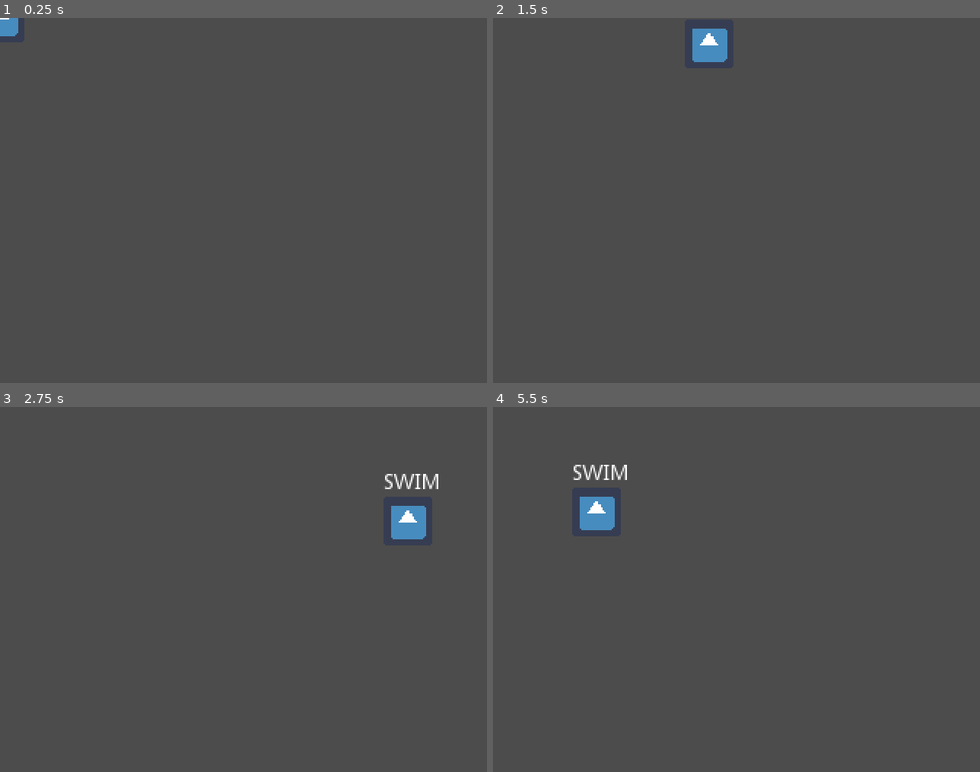
Above: before the commit, frames 1-4 (two rows, left to right).
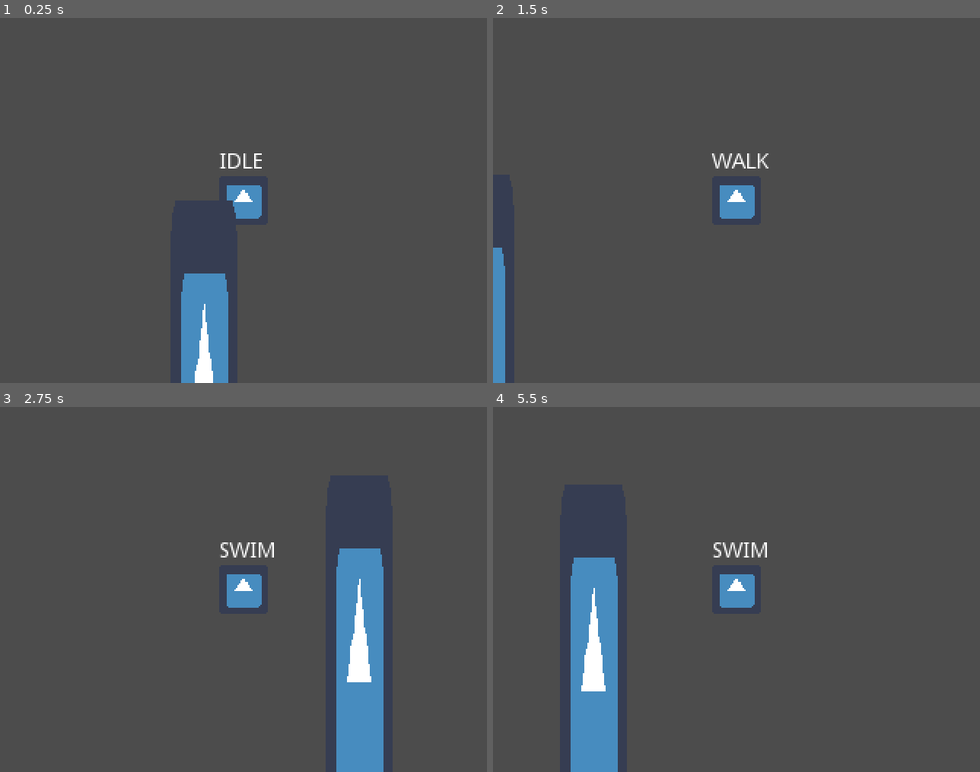
Above: after the commit, the same moments.

Repository: loopies2600/PixelGameJam-2024-Submission
Game: Godot game, scene res://scenes/game_state/gst_gamefield.tscn
The game is run twice, just before and just after one commit, with the same random seed, the same clock (stepped at 60 frames per second) and the same inputs. The engine's default icon, where the game draws it, is replaced by a stand-in: a white triangle on a blue panel in a dark square.
Inputs:
- Up to frame 1 (0.25 s): no input
- Up to frame 2 (1.5 s): tap Enter at 0.5 s; hold D (move_right) 0.53-1.28 s; hold Shift (run) 0.53-1.28 s; hold S (move_down) from 1.28 s (still down); tap Shift (run) at 1.35 s
- Up to frame 3 (2.75 s): release S (move_down) at 2.03 s; hold D (move_right) from 2.03 s (still down); hold Shift (run) from 2.03 s (still down)
- Up to frame 4 (5.5 s): release D (move_right) at 2.78 s; release Shift (run) at 2.78 s; hold W (move_up) 2.78-3.53 s; tap Shift (run) at 2.85, 4.35 s; hold Shift (run) 3.53-4.28 s; hold A (move_left) 3.53-5.03 s; hold S (move_down) from 5.03 s (still down); hold Shift (run) from 5.03 s (still down)

The runs differ from the first frame. In frame 1, 3.8% of the frame differs, in the area x 0-54%, y 0-100%; in frame 2, 2.4%; in frame 3, 7.7%, in the area x 45-90%, y 18-100%; in frame 4, 7.5%.

Commit message:
le camera au chocolat

Diff:
--- a/scenes/entity/player/player.tscn
+++ b/scenes/entity/player/player.tscn
@@ -17,6 +17,7 @@
 shape = SubResource( 1 )
 
 [node name="Camera2D" type="Camera2D" parent="."]
+current = true
 
 [node name="StateText" type="Label" parent="."]
 margin_left = -16.0
--- a/scenes/game_state/gst_gamefield.tscn
+++ b/scenes/game_state/gst_gamefield.tscn
@@ -1,8 +1,24 @@
-[gd_scene load_steps=2 format=2]
+[gd_scene load_steps=3 format=2]
 
 [ext_resource path="res://scenes/entity/player/player.tscn" type="PackedScene" id=1]
+[ext_resource path="res://icon.png" type="Texture" id=2]
 
 [node name="GameState" type="Node2D"]
 
 [node name="player" parent="." instance=ExtResource( 1 )]
 steering = 0.782
+
+[node name="Icon" type="Sprite" parent="."]
+position = Vector2( 164, 272 )
+scale = Vector2( 5.625, 1 )
+texture = ExtResource( 2 )
+
+[node name="Icon2" type="Sprite" parent="."]
+position = Vector2( -26, 128 )
+scale = Vector2( 0.6875, 4 )
+texture = ExtResource( 2 )
+
+[node name="Icon3" type="Sprite" parent="."]
+position = Vector2( 344, 128 )
+scale = Vector2( 0.6875, 4 )
+texture = ExtResource( 2 )
